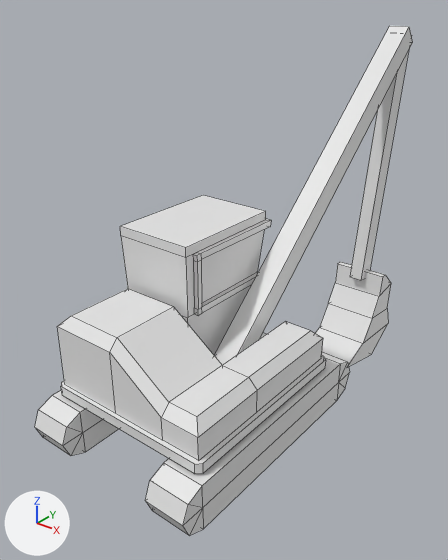
The Blender file public/meshes/pelleteuse.blend as it was, and as the next commit left it.
Camera for both pictures: a 50 mm lens placed at (4.31, -4.94, 4.86), pointed at (-0.32, 0.85, 1.27). Lighting does not change. The marker at lower left points along +X, +Y and +Z. The picture after the commit comes second. Mesh edges are drawn as thin lines.

Script lines for the objects in view, before the commit:
```python
me_cube = bpy.data.meshes.new('Cube')
me_cube.from_pydata(...)  # 56 vertices, 66 faces; spans x -1.2..1.2, y -1.7..1.7, z -0.3..0.3
me_cube.materials.append(mat_material)  # white #e7e7e7
me_cube_001 = bpy.data.meshes.new('Cube.001')
me_cube_001.from_pydata(...)  # 111 vertices, 81 faces; spans x -1.18..1.12, y -1.35..1.42, z 0.34..2.15
me_cube_002 = bpy.data.meshes.new('Cube.002')
me_cube_002.from_pydata(...)  # a box spanning x -0.15..0.15, y 0.0..5.64, z -0.15..0.15
me_cube_003 = bpy.data.meshes.new('Cube.003')
me_cube_003.from_pydata(...)  # a box spanning x -0.1..0.1, y 0.0..3.76, z -0.15..0.15
me_cube_004 = bpy.data.meshes.new('Cube.004')
me_cube_004.from_pydata(...)  # 20 vertices, 18 faces; spans x -0.409..0.409, y 0.0..1.444, z -1.018..0.449
ob_0_base = bpy.data.objects.new('0-base', me_cube)
ob_0_base.location = (0.0, 0.0, 0.0)
ob_0_base.rotation_euler = (0.0, 0.0, 6.283)  # degrees (0, 0, 360)
ob_1_cabine = bpy.data.objects.new('1-cabine', me_cube_001)
ob_1_cabine.location = (0.0, 0.0, 0.0)
ob_1_cabine.rotation_euler = (0.0, 0.0, 6.283)  # degrees (0, 0, 360)
ob_2_bras_0 = bpy.data.objects.new('2-bras_0', me_cube_002)
ob_2_bras_0.location = (0.25, 0.07, 0.38)
ob_2_bras_0.rotation_euler = (0.73, 0.0, 6.283)  # degrees (42, 0, 360)
ob_3_bras_1 = bpy.data.objects.new('3-bras_1', me_cube_003)
ob_3_bras_1.location = (0.25, 4.26, 4.14)
ob_3_bras_1.rotation_euler = (-1.713, 0.0, 6.283)  # degrees (-98, 0, 360)
ob_4_godet = bpy.data.objects.new('4-godet', me_cube_004)
ob_4_godet.location = (0.25, 3.75, 0.55)
ob_4_godet.rotation_euler = (-1.571, 0.0, 0.0)  # degrees (-90, 0, 0)
```
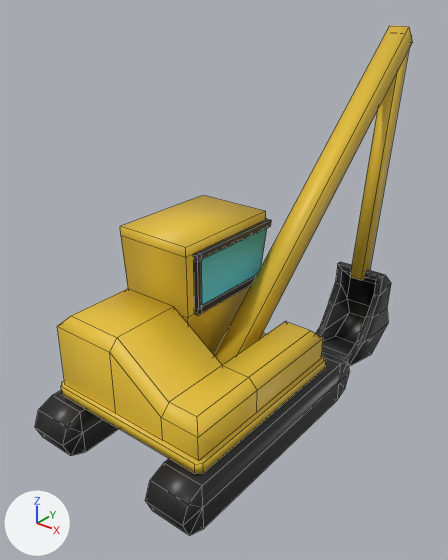
Location of each change, [x1, y1, x2, y2] in pixels of the pictures (448 x 560 px; the box of a moved part takes in the faces that stretch with it):
'0-base', recoloured, shading changed (white to black): [35, 352, 350, 536] in both
'2-bras_0', recoloured, shading changed (white to yellow): [214, 26, 413, 365] in both
'3-bras_1', recoloured, shading changed (white to yellow): [350, 51, 409, 280] in both
part 2 of me_cube_001, moved or reshaped (mostly hidden before): before [202, 271, 258, 307]; after [201, 229, 267, 307]
part 3 of me_cube_001, recoloured (white to yellow): [57, 195, 325, 474] in both
part 4 of me_cube_001, recoloured (darker): [193, 219, 271, 315] in both
part 7 of me_cube_004, cut back: before [315, 264, 382, 365]; after [315, 264, 382, 366]
part 8 of me_cube_004, recoloured (white to black): [338, 262, 391, 367] in both

What changed in the scene script:
```text
Add mat_black:
    mat_black = principled_material('black')
    mat_black.base_color = (0.016, 0.016, 0.016)  # black #222222
    mat_black.roughness = 0.4
Add mat_yellow:
    mat_yellow = principled_material('yellow')
    mat_yellow.base_color = (0.8, 0.528, 0.0321)  # yellow #e7c032
Add mat_blue:
    mat_blue = principled_material('blue')
    mat_blue.base_color = (0.114, 0.711, 0.8)  # cyan #5fdbe7
Change me_cube:
    where me_cube.from_pydata(...)  # 56 vertices, 66 faces; spans x -1.2..1.2, y -1.7..1.7, z -0.3..0.3
    used by ob_0_base; location = (0.0, 0.0, 0.0); rotation_euler = (0.0, 0.0, 6.283), in degrees (0, 0, 360)
    remove me_cube.materials.append(mat_material)  # white #e7e7e7
    me_cube part 1: all faces are now shaded smooth (66 of 66 changed)
    add me_cube.materials.append(mat_black)  # black #222222
Change me_cube_001:
    used by ob_1_cabine; location = (0.0, 0.0, 0.0); rotation_euler = (0.0, 0.0, 6.283), in degrees (0, 0, 360)
    remove me_cube_001.from_pydata(...)  # 111 vertices, 81 faces; spans x -1.18..1.12, y -1.35..1.42, z 0.34..2.15
    add me_cube_001.from_pydata(...)  # 111 vertices, 84 faces; spans x -1.18..1.12, y -1.35..1.42, z 0.34..2.15
    me_cube_001 part 2
    4 vertices are removed from x -1.12..-0.05, y 1.22..1.36, z 1.33..1.95
    6 faces are deleted
    4 vertices move from x -1.12..-0.05, y 0.01, z 1.33..1.95 to x -1.15..-0.02, y 0.01, z 1.33..1.95
    4 vertices are added at (-1.1, 1.24, 1.32), (-0.02, 1.24, 1.32), (-1.15, 1.38, 1.94), (-0.02, 1.38, 1.94)
    6 new faces join them, mat_black (black #222222)
    3 new faces join them, mat_blue (cyan #5fdbe7)
    me_cube_001 part 3: 45 faces spanning x -1.12..1.12, y -1.35..1.38, z 0.34..2.15 switch from no material to mat_yellow (yellow #e7c032)
    me_cube_001 part 4: 30 faces spanning x -1.18..0.01, y -0.06..1.42, z 1.23..2.03 switch from no material to mat_black (black #222222)
    add me_cube_001.materials.append(mat_blue)  # cyan #5fdbe7
Change me_cube_002:
    where me_cube_002.from_pydata(...)  # 8 vertices, 6 faces; spans x -0.15..0.15, y 0.0..5.64, z -0.15..0.15
    used by ob_2_bras_0; location = (0.25, 0.07, 0.38); rotation_euler = (0.73, 0.0, 6.283), in degrees (42, 0, 360)
    me_cube_002 part 5: all faces are now shaded smooth (6 of 6 changed)
    add me_cube_002.materials.append(mat_yellow)  # yellow #e7c032
Change me_cube_003:
    where me_cube_003.from_pydata(...)  # 8 vertices, 6 faces; spans x -0.1..0.1, y 0.0..3.76, z -0.15..0.15
    used by ob_3_bras_1; location = (0.25, 4.26, 4.14); rotation_euler = (-1.713, 0.0, 6.283), in degrees (-98, 0, 360)
    me_cube_003 part 6: all faces are now shaded smooth (6 of 6 changed)
    add me_cube_003.materials.append(mat_yellow)  # yellow #e7c032
Change me_cube_004:
    used by ob_4_godet; location = (0.25, 3.75, 0.55); rotation_euler = (-1.571, 0.0, 0.0), in degrees (-90, 0, 0)
    remove me_cube_004.from_pydata(...)  # 20 vertices, 18 faces; spans x -0.409..0.409, y 0.0..1.444, z -1.018..0.449
    add me_cube_004.from_pydata(...)  # 38 vertices, 37 faces; spans x -0.409..0.409, y 0.0..1.444, z -0.968..0.449
    me_cube_004 part 7
    4 faces are deleted
    2 vertices move from x -0.409..0.409, y 1.239, z -1.018 to x -0.409..0.409, y 1.25, z -0.968
    12 vertices are added at x -0.304..0.304, y 0.085..1.361, z -0.789..0.362
    6 new vertices lie (0.608, 0.0, 0.0) away from vertices in x -0.304, y 0.085..1.361, z -0.789..0.362
    23 new faces join them
    me_cube_004 part 8: 14 faces spanning x -0.409..0.409, y 0.0..1.444, z -0.968..0.449 switch from no material to mat_black (black #222222)
```
